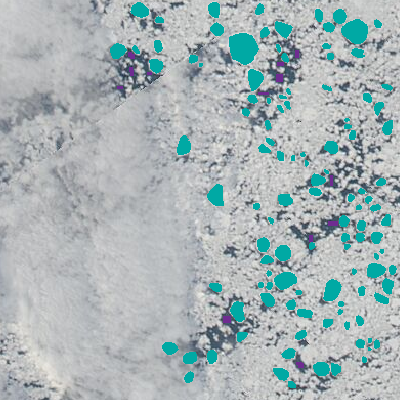
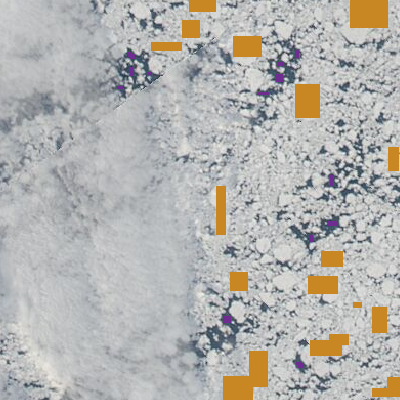
Layered file, before and after one edit (400 × 400). Changes by layer:
added layer "ice samples" (2nd of 2) above "water samples" over [151, 0, 400, 400]
hid "ice floes" (2nd of 2) over [110, 2, 397, 388]
